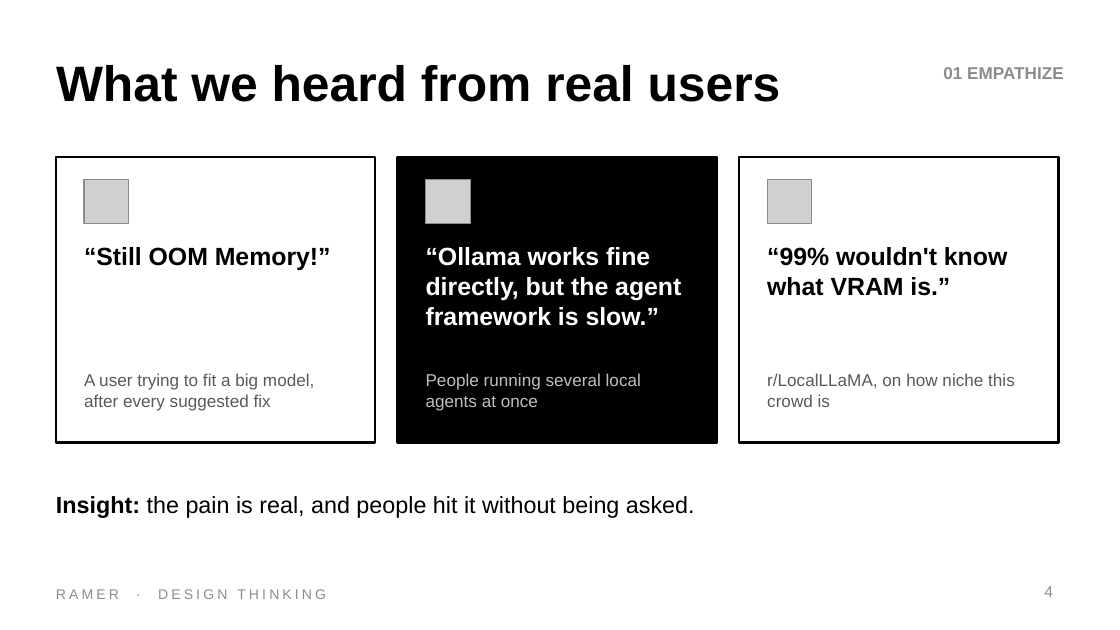
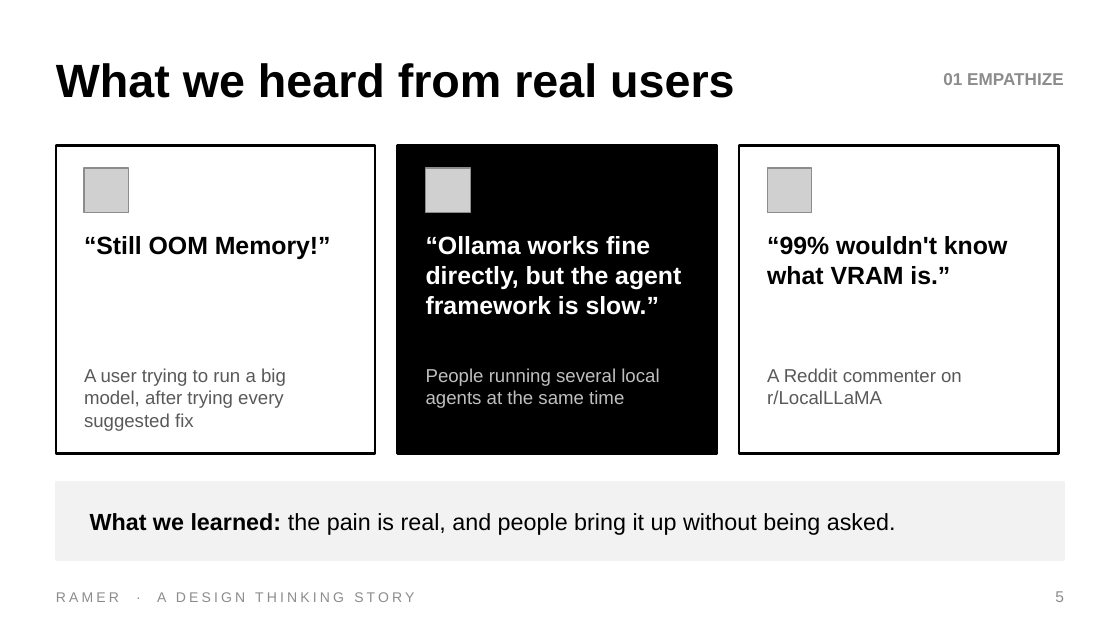
Before and after one commit to DrNeel11/tvarin, a slide deck: slide 5 of docs/Ramer_Design_Thinking.pptx (slide 4 before the commit). Drawn at 1120x630 pixels with LibreOffice and Linux fonts; fonts in the diff are those of the drawing; grey boxes stand for pictures. Boxes give left, top, right and bottom in pixels: in the first picture for what was removed or moved away, otherwise in the second. Text is boxed around its words. In the diff, an @@ line names an element or a change of style, - is before the commit and + after.

```diff
--- a/docs/Ramer_Design_Thinking.pptx
+++ b/docs/Ramer_Design_Thinking.pptx
@@ text "What we heard from real ..." at (56, 63, 734, 98): size 32 to 30 pt @@
@@ text "01 EMPATHIZE" at (943, 73, 1063, 85): less space between paragraphs @@
@@ rectangle: place and size @@
-rectangle at (56, 157, 375, 442)
+rectangle at (56, 146, 375, 454)
@@ rectangle: place and size @@
-rectangle at (398, 157, 717, 442)
+rectangle at (398, 146, 717, 454)
@@ rectangle: place and size @@
-rectangle at (739, 157, 1058, 442)
+rectangle at (739, 146, 1058, 454)
@@ 3 pictures: place and size @@
-3 pictures at (84, 179, 812, 224)
+3 pictures at (84, 168, 812, 213)
@@ text "“Still OOM Memory!”": place and size @@
-text "“Still OOM Memory!”" at (84, 247, 331, 270)
+text "“Still OOM Memory!”" at (84, 236, 331, 259)
@@ text "“Ollama works fine directly, but ...": place and size @@
-text "“Ollama works fine directly, but ..." at (426, 247, 681, 326)
+text "“Ollama works fine directly, but ..." at (426, 236, 681, 315)
@@ text "“99% wouldn't know what VRAM ...": place and size @@
-text "“99% wouldn't know what VRAM ..." at (767, 247, 1007, 296)
+text "“99% wouldn't know what VRAM ..." at (767, 236, 1007, 285)
@@ text at (84, 368, 286, 431): text changed; size 11 to 12 pt @@
-A user trying to fit a big model, after every suggested fix
+A user trying to run a big model, after trying every suggested fix
@@ text at (426, 368, 659, 408): text changed; size 11 to 12 pt @@
-People running several local agents at once
+People running several local agents at the same time
@@ text at (767, 368, 962, 404): text changed; size 11 to 12 pt @@
-r/LocalLLaMA, on how niche this crowd is
+A Reddit commenter on r/LocalLLaMA
@@ rectangle added at (56, 482, 1064, 560), fill #F2F2F2, outline #F2F2F2 1 pt @@
@@ text at (90, 513, 896, 535): text changed @@
-Insight: the pain is real, and people hit it without being asked.
+What we learned: the pain is real, and people bring it up without being asked.
@@ text removed at (56, 589, 326, 599) @@
-RAMER · DESIGN THINKING
@@ text added at (56, 592, 414, 602), 9 pt, text #8C8C8C @@
+RAMER · A DESIGN THINKING STORY
@@ page number removed at (1044, 586, 1053, 597) @@
-4
@@ text added at (1055, 591, 1064, 602), 10 pt, text #8C8C8C @@
+5
```
Also in this commit, not shown: 9 other slides changed, 11 slides added, 6 slides removed.
